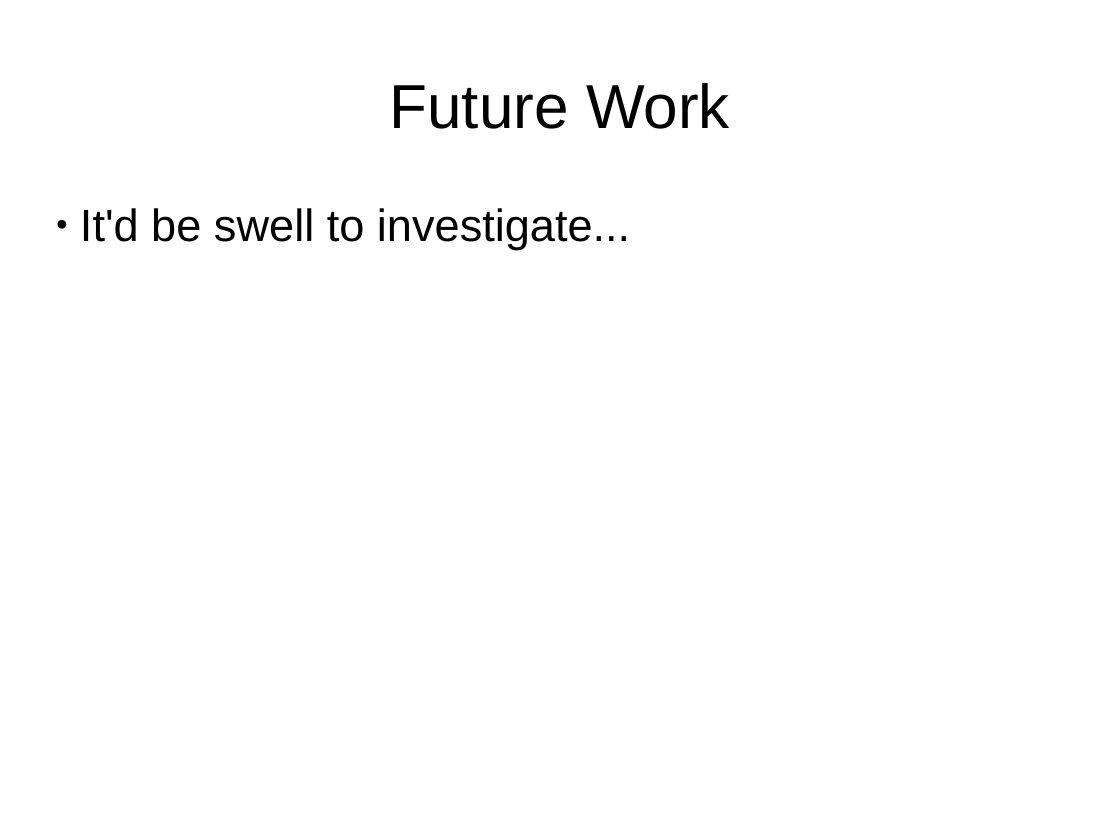
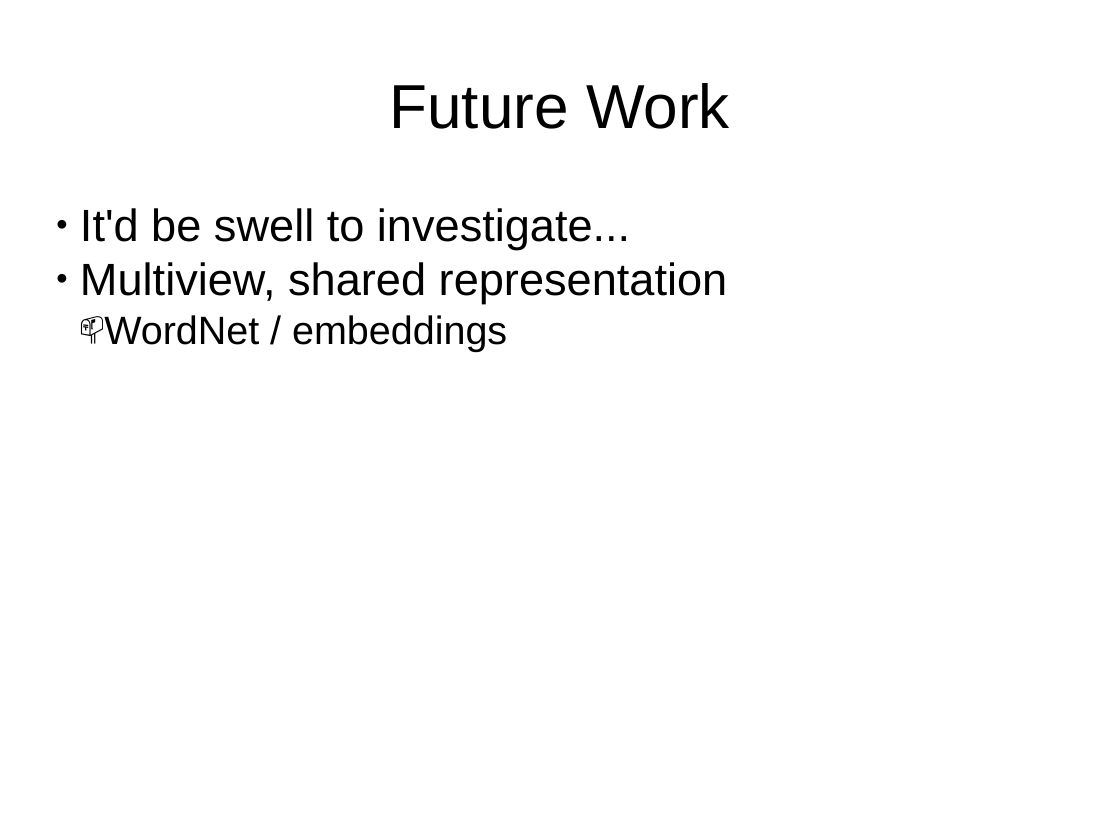
Before and after one commit to ElanHR/deeplearning4j, a slide deck: slide 18 of presentation.pptx (slide 17 before the commit). Drawn at 1120x840 pixels with LibreOffice and Linux fonts; fonts in the diff are those of the drawing. Boxes give left, top, right and bottom in pixels: in the first picture for what was removed or moved away, otherwise in the second. Text is boxed around its words. In the diff, an @@ line names an element or a change of style, - is before the commit and + after.

```diff
--- a/presentation.pptx
+++ b/presentation.pptx
@@ text at (x1=80, y1=262, x2=728, y2=352): paragraphs added @@
+● Multiview, shared representation
+  📫 WordNet / embeddings
```
Also in this commit, not shown: 2 other slides changed, 2 slides added.
